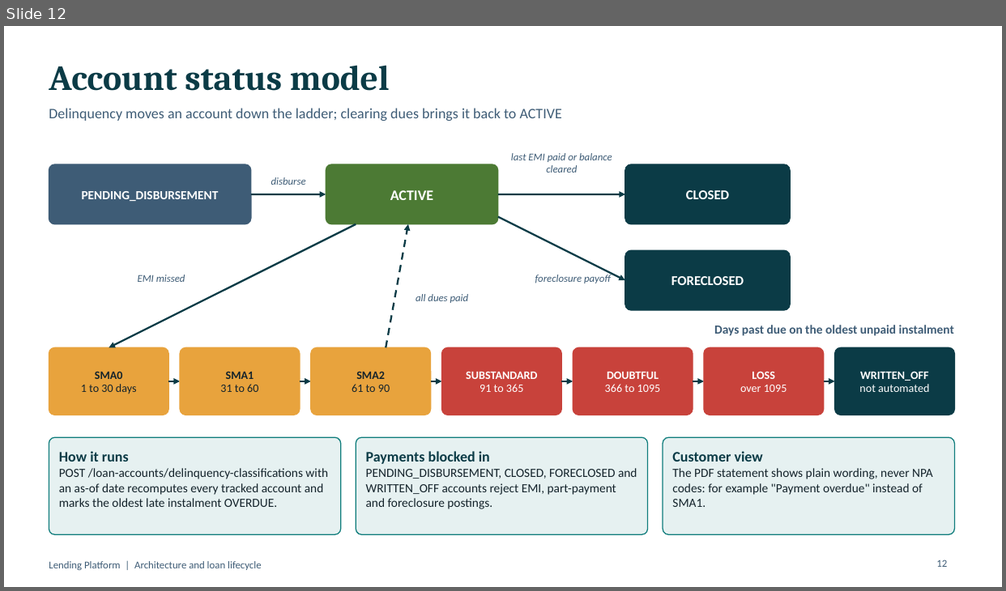
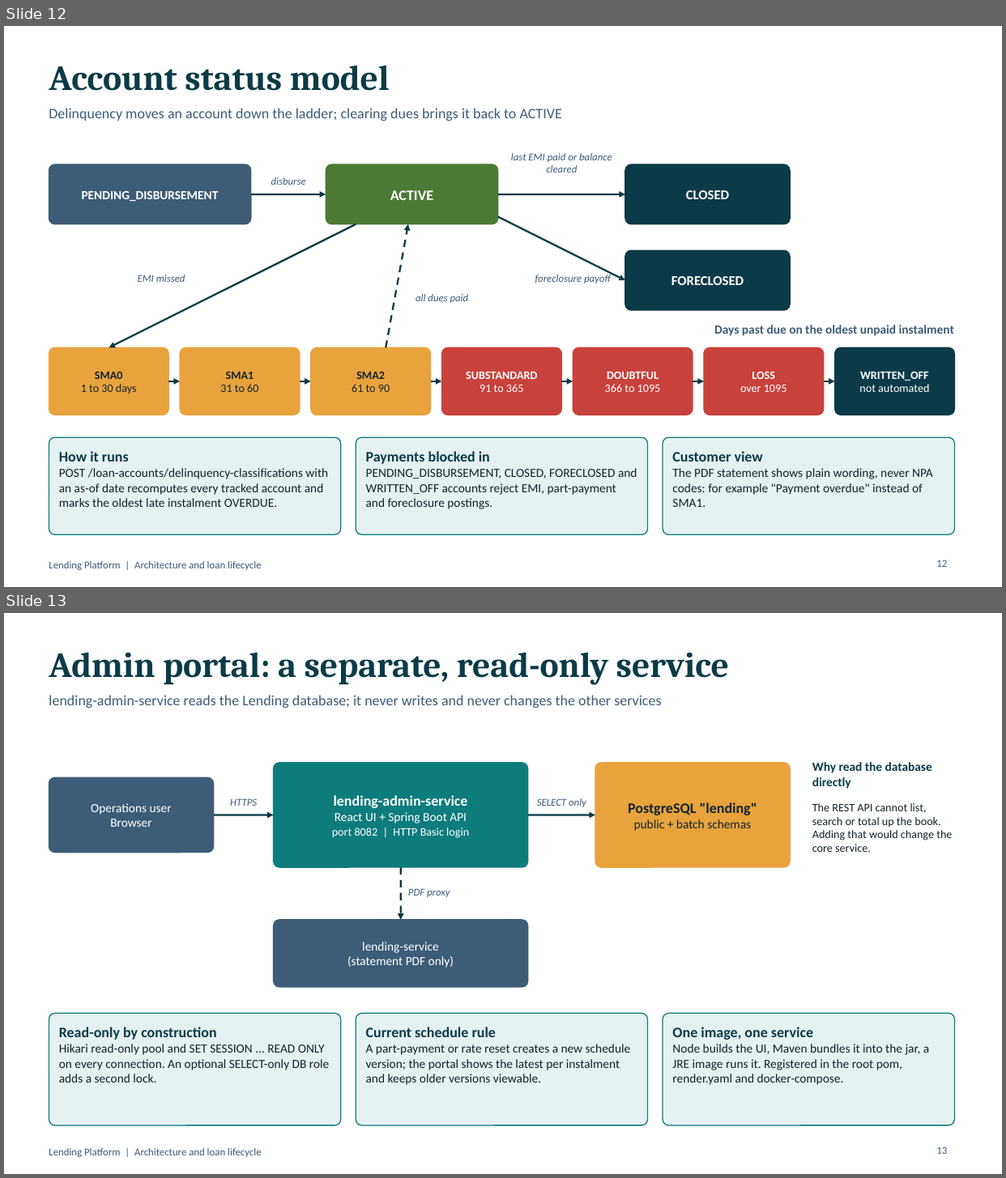
Before and after one commit to kiran199-code/lending, a slide deck: docs/Lending-Platform-Architecture.pptx. Shown one above the other, each under a label of ours: slide 12 before the commit, slides 12 and 13 after it. The pictures are 1006x591 and 1006x1178 pixels, drawn with LibreOffice and Linux fonts; fonts in the diff are those of the drawing. Boxes give left, top, right and bottom in pixels: in the first picture for what was removed or moved away, otherwise in the second. Text is boxed around its words. In the diff, an @@ line names an element or a change of style, - is before the commit and + after.

```diff
--- a/docs/Lending-Platform-Architecture.pptx
+++ b/docs/Lending-Platform-Architecture.pptx
@@ slide 13 added at [4,613,1002,1174], background #FFFFFF; not listed: 1 template element that a slide beside it also shows @@
@@ title added at [49,652,729,685], 34 pt, text #0B3B46, bold @@
+Admin portal: a separate, read-only service
@@ text added at [49,695,661,708], 14 pt, text #3E5C76 @@
+lending-admin-service reads the Lending database; it never writes and never changes the other services
@@ rounded rectangle added at [49,777,214,853], fill #3E5C76, outline #3E5C76 1 pt, 12 pt, text #FFFFFF @@
+Operations user
+Browser
@@ rounded rectangle added at [274,763,528,867], fill #0E7C7B, outline #0E7C7B 1 pt, 11 pt, text #FFFFFF @@
+lending-admin-service
+React UI + Spring Boot API
+port 8082 | HTTP Basic login
@@ rounded rectangle added at [595,763,790,867], fill #E8A33D, outline #E8A33D 1 pt, 14 pt, text #14232B, bold @@
+PostgreSQL "lending"
+public + batch schemas
@@ text added at [812,762,932,789], 12 pt, text #0B3B46, bold @@
+Why read the database directly
@@ text added at [230,798,257,806], 10 pt, text #3E5C76, italic @@
+HTTPS
@@ text added at [537,798,586,807], 10 pt, text #3E5C76, italic @@
+SELECT only
@@ text added at [812,803,952,852], 11 pt, text #14232B @@
+The REST API cannot list, search or total up the book. Adding that would change the core service.
@@ arrow added from (214, 815) to (274, 815), #0B3B46 1.75 pt @@
@@ arrow added from (528, 815) to (595, 815), #0B3B46 1.75 pt @@
@@ arrow added from (401, 867) to (401, 920), #0B3B46 1.75 pt dashed @@
@@ text added at [408,888,450,897], 10 pt, text #3E5C76, italic @@
+PDF proxy
@@ rounded rectangle added at [274,920,528,987], fill #3E5C76, outline #3E5C76 1 pt, 12 pt, text #FFFFFF @@
+lending-service
+(statement PDF only)
@@ rounded rectangle added at [49,1013,341,1126], fill #0E7C7B at 10% opacity, outline #0E7C7B 1 pt, 12 pt, text #14232B @@
+Read-only by construction
+Hikari read-only pool and SET SESSION ... READ ONLY on every connection. An optional SELECT-only DB role adds a second lock.
@@ rounded rectangle added at [356,1013,648,1126], fill #0E7C7B at 10% opacity, outline #0E7C7B 1 pt, 12 pt, text #14232B @@
+Current schedule rule
+A part-payment or rate reset creates a new schedule version; the portal shows the latest per instalment and keeps older versions viewable.
@@ rounded rectangle added at [663,1013,955,1126], fill #0E7C7B at 10% opacity, outline #0E7C7B 1 pt, 12 pt, text #14232B @@
+One image, one service
+Node builds the UI, Maven bundles it into the jar, a JRE image runs it. Registered in the root pom, render.yaml and docker-compose.
@@ page number added at [936,1147,947,1154], 10 pt, text #3E5C76 @@
+13
```
Also in this commit, not shown: 2 slides changed, 2 other slides added, 5 other files.
